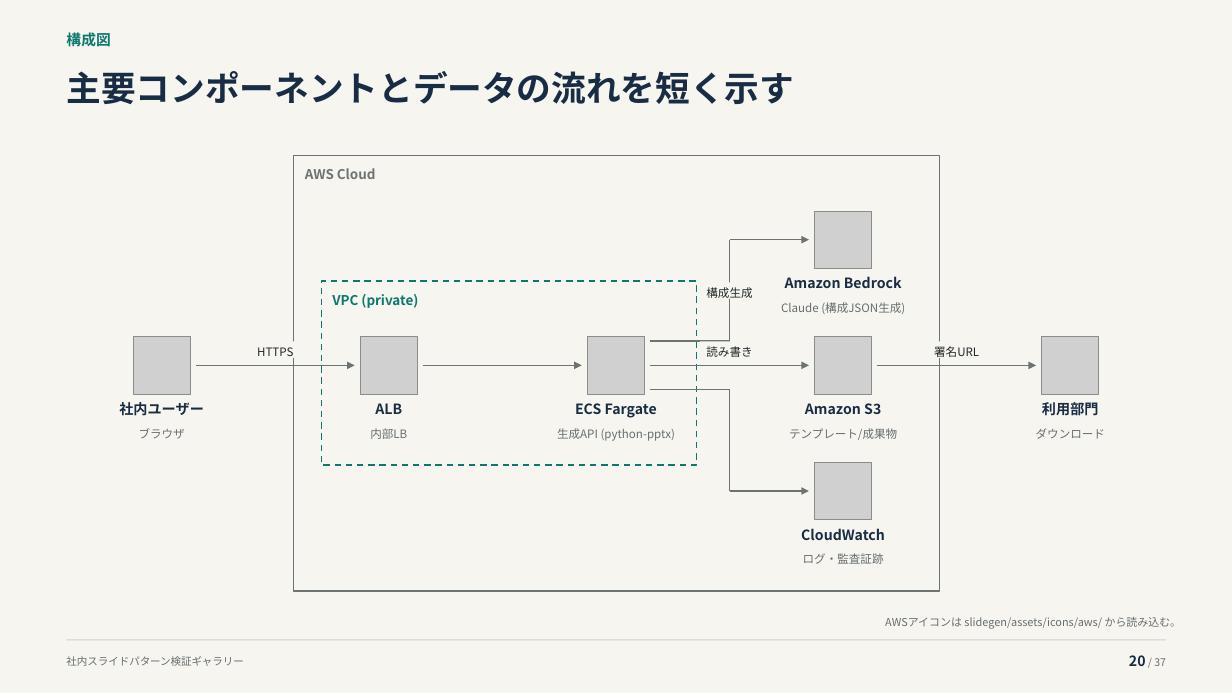
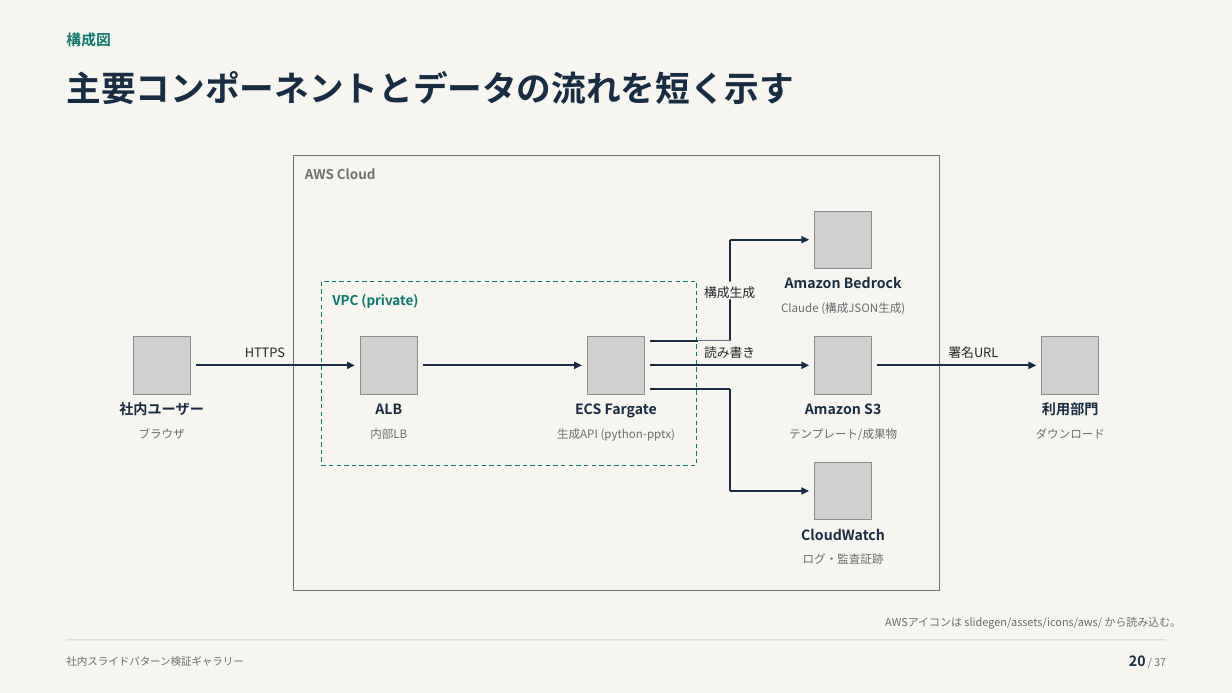
Before and after one commit to thinas1115/pptxdsl, a slide deck: slide 20 of examples/gallery/pattern_gallery.pptx. Drawn at 1232x693 pixels with LibreOffice and Linux fonts; fonts in the diff are those of the drawing; grey boxes stand for pictures. Boxes give left, top, right and bottom in pixels: in the first picture for what was removed or moved away, otherwise in the second. Text is boxed around its words. In the diff, an @@ line names an element or a change of style, - is before the commit and + after.

Commit message:
構成図の線の役割と破線の指定色・ラベル境界回避を改善する

```diff
--- a/examples/gallery/pattern_gallery.pptx
+++ b/examples/gallery/pattern_gallery.pptx
@@ rectangle at box(294, 155, 940, 591): outline #6C7372 1.25 pt to #6C7372 0.85 pt @@
@@ line (730, 341) - (730, 239): stroke #6C7372 1.25 pt to #182C43 1.6 pt @@
@@ arrow (730, 239) - (809, 239): stroke #6C7372 1.25 pt to #182C43 1.6 pt @@
@@ rectangle at box(322, 281, 697, 465): outline #0D7870 1.25 pt dashed to #0D7870 0.85 pt dashed @@
@@ text "HTTPS": place and size @@
-text "HTTPS" at box(257, 347, 293, 356)
+text "HTTPS" at box(245, 347, 285, 357)
@@ line (651, 341) - (730, 341): stroke #6C7372 1.25 pt to #182C43 1.6 pt @@
@@ size 9 to 10 pt in 4 elements at box(698, 282, 762, 299), box(704, 346, 755, 358), box(245, 347, 285, 357), box(948, 346, 998, 358) @@
@@ text "署名URL": place and size @@
-text "署名URL" at box(934, 346, 979, 360)
+text "署名URL" at box(948, 346, 998, 358)
@@ arrow (196, 365) - (355, 365): stroke #6C7372 1.25 pt to #182C43 1.6 pt @@
@@ arrow (423, 365) - (582, 365): stroke #6C7372 1.25 pt to #182C43 1.6 pt @@
@@ arrow (651, 365) - (809, 365): stroke #6C7372 1.25 pt to #182C43 1.6 pt @@
@@ line (651, 389) - (730, 389): stroke #6C7372 1.25 pt to #182C43 1.6 pt @@
@@ line (730, 389) - (730, 491): stroke #6C7372 1.25 pt to #182C43 1.6 pt @@
@@ arrow (877, 365) - (1036, 365): stroke #6C7372 1.25 pt to #182C43 1.6 pt @@
@@ arrow (730, 491) - (809, 491): stroke #6C7372 1.25 pt to #182C43 1.6 pt @@
```
Also in this commit, not shown: 3 other slides changed, 9 other files.
